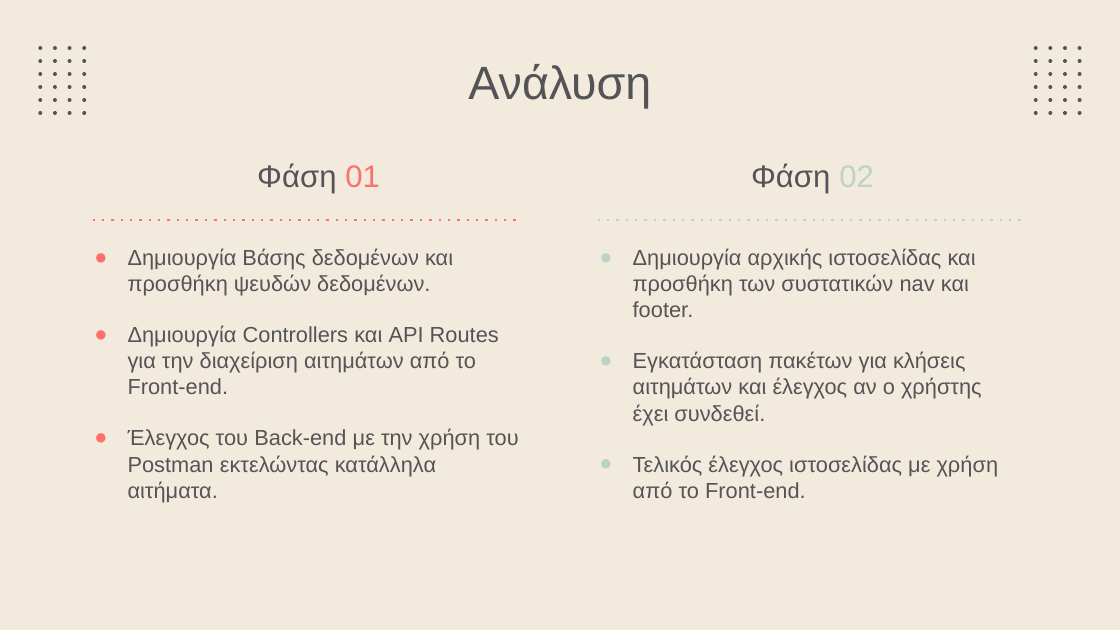
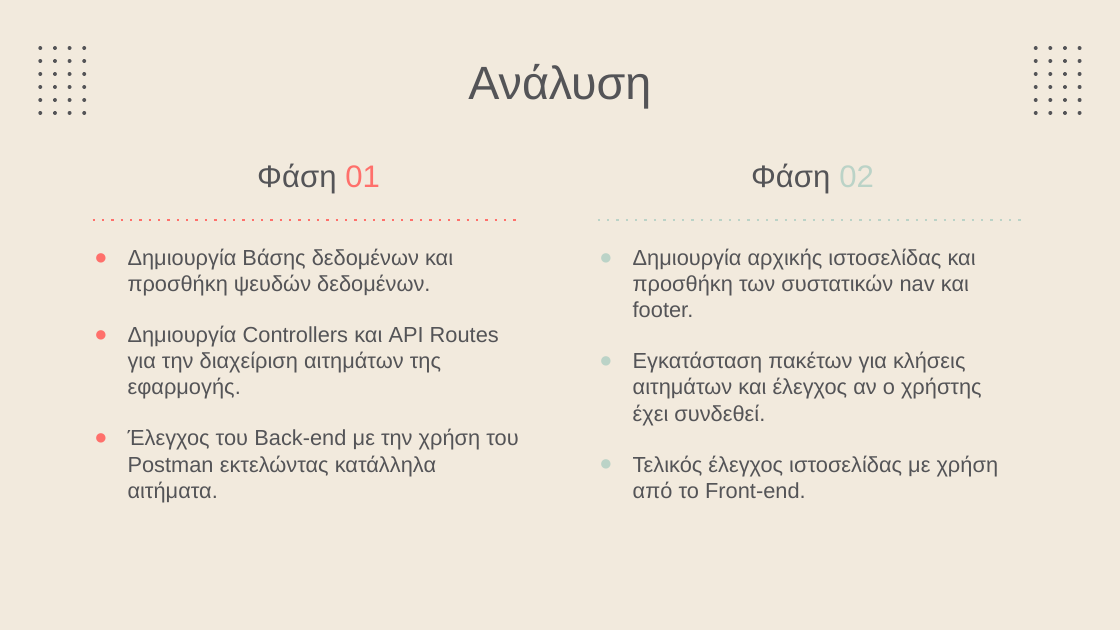
Before and after one commit to Button99/Rental-Accommodation, a slide deck: slide 20 of Thesis PowerPoint.pptx. Drawn at 1120x630 pixels with LibreOffice and Linux fonts; fonts in the diff are those of the drawing. Boxes give left, top, right and bottom in pixels: in the first picture for what was removed or moved away, otherwise in the second. Text is boxed around its words. In the diff, an @@ line names an element or a change of style, - is before the commit and + after.

```diff
--- a/Thesis PowerPoint.pptx
+++ b/Thesis PowerPoint.pptx
@@ subtitle at [128,325,499,399]: text changed @@
-● Δημιουργία Controllers και API Routes για την διαχείριση αιτημάτων από το Front-end.
+● Δημιουργία Controllers και API Routes για την διαχείριση αιτημάτων της εφαρμογής.
```
Also in this commit, not shown: 3 other slides changed, 1 other file.
